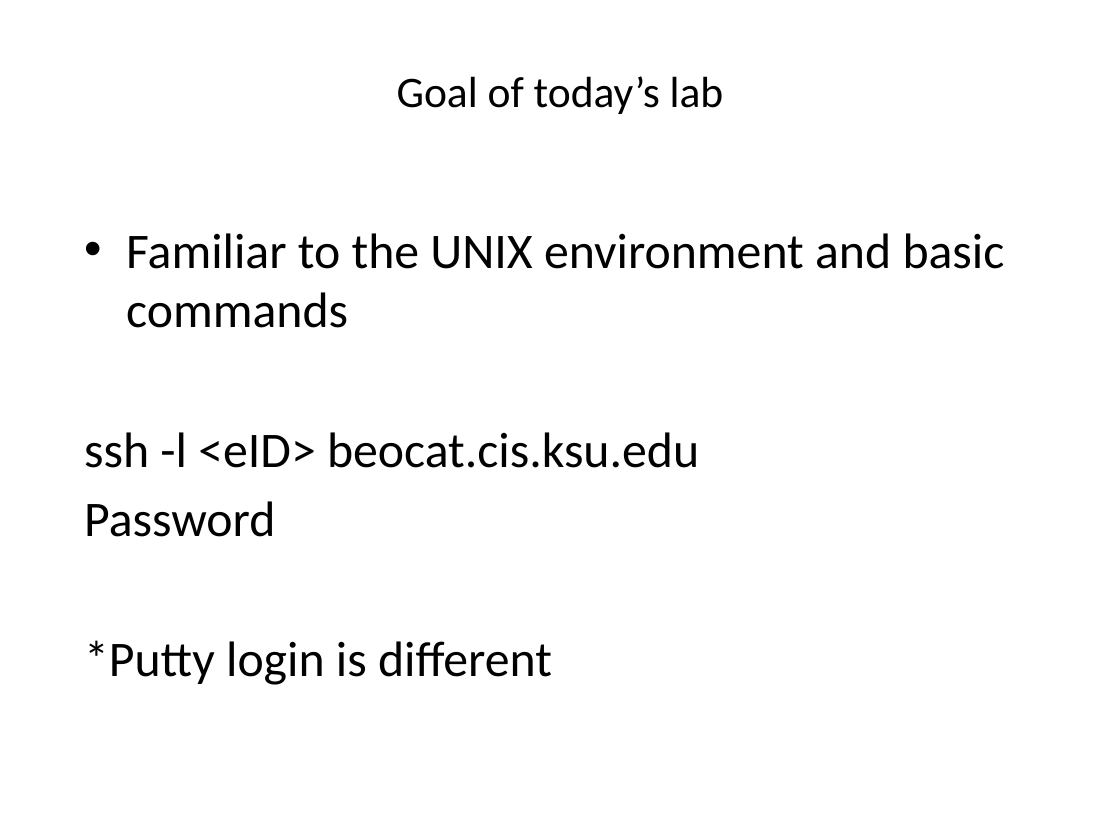
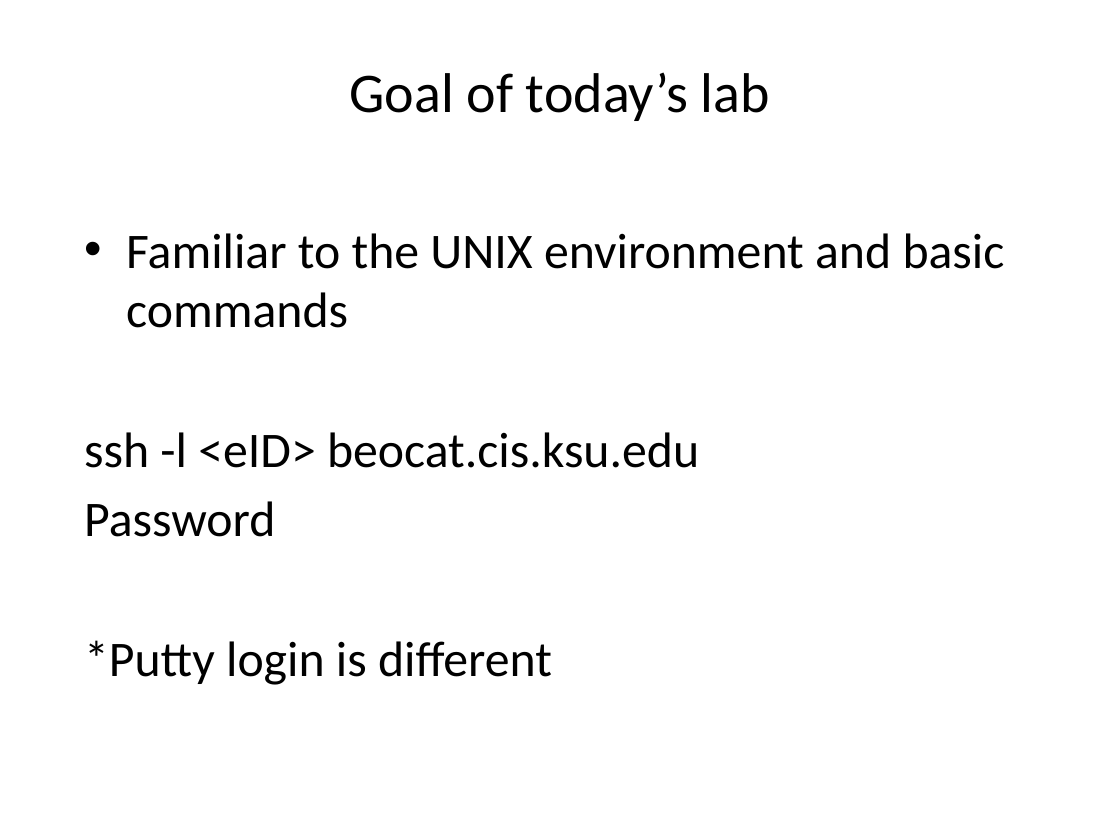
Before and after one commit to liu3zhenlab/teaching, a slide deck: slide 2 of PLPTH813Bioinformatis/2019/labs/lab02_unix.pptx. Drawn at 1120x840 pixels with LibreOffice and Linux fonts; fonts in the diff are those of the drawing. Boxes give left, top, right and bottom in pixels: in the first picture for what was removed or moved away, otherwise in the second. Text is boxed around its words. In the diff, an @@ line names an element or a change of style, - is before the commit and + after.

```diff
--- a/PLPTH813Bioinformatis/2019/labs/lab02_unix.pptx
+++ b/PLPTH813Bioinformatis/2019/labs/lab02_unix.pptx
@@ title "Goal of today’s lab" at [350,72,770,121]: size 28 to 36 pt @@
```
Also in this commit, not shown: 4 other files.
